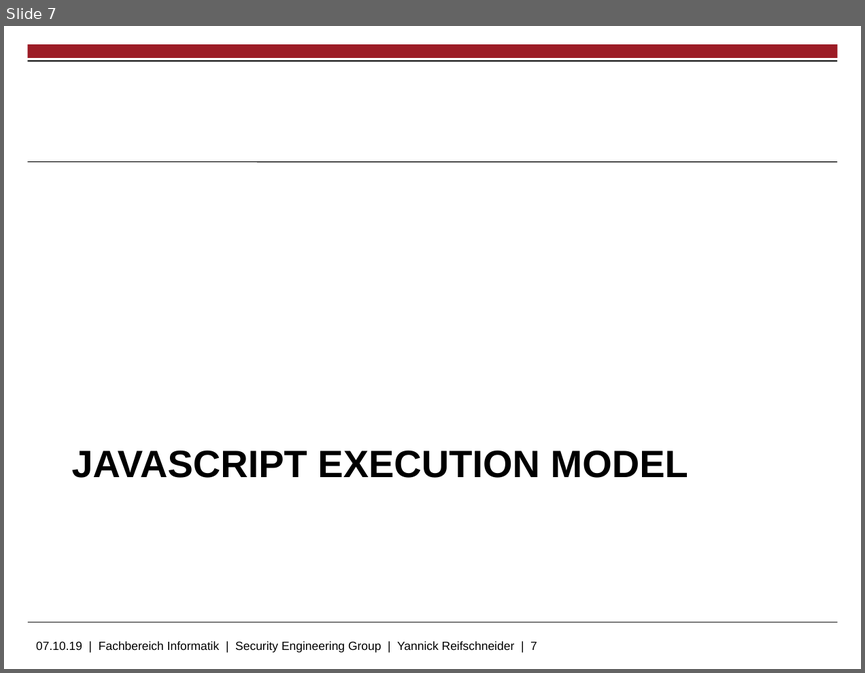
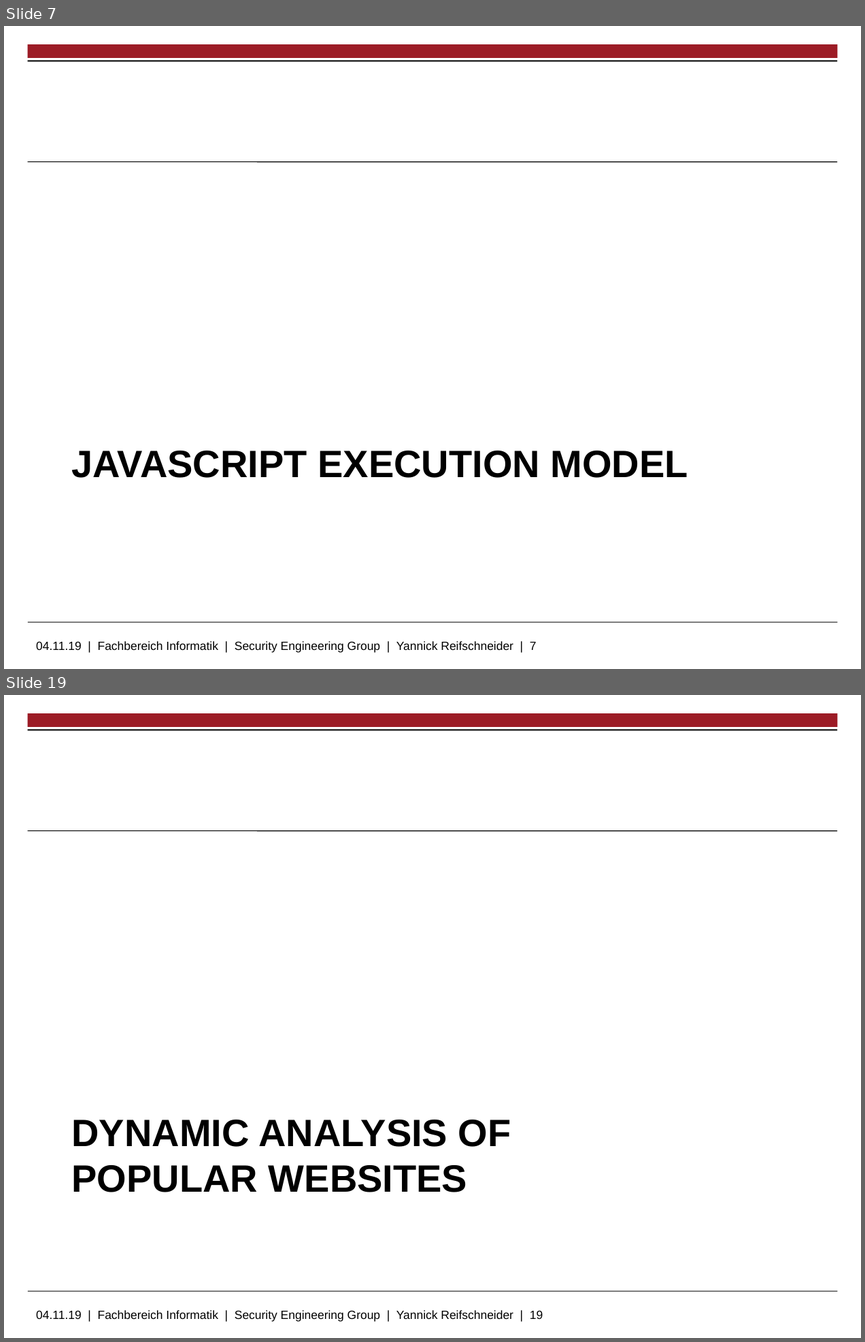
Before and after one commit to skidr0w/background-execution, a slide deck: thesis/slides.pptx. Shown one above the other, each under a label of ours: slide 7 before the commit, slides 7 and 19 after it; the slides between them are not shown. The pictures are 865x673 and 865x1342 pixels, drawn with LibreOffice and Linux fonts; fonts in the diff are those of the drawing; background and template pictures are left out. Boxes give left, top, right and bottom in pixels: in the first picture for what was removed or moved away, otherwise in the second. Text is boxed around its words. In the diff, an @@ line names an element or a change of style, - is before the commit and + after.

```diff
--- a/thesis/slides.pptx
+++ b/thesis/slides.pptx
@@ slide 19 added at [4, 695, 861, 1338], background #FFFFFF; not listed: 5 template elements that a slide beside it also shows @@
@@ title added at [72, 1119, 511, 1192], 32 pt, text #000000, bold @@
+DYNAMIC ANALYSIS OF POPULAR WEBSITES
@@ text at [36, 641, 536, 652]: text changed @@
-07.10.19 | Fachbereich Informatik | Security Engineering Group | Yannick Reifschneider | 7
+04.11.19 | Fachbereich Informatik | Security Engineering Group | Yannick Reifschneider | 7
```
Also in this commit, not shown: 2 slides changed, 13 other slides added.
